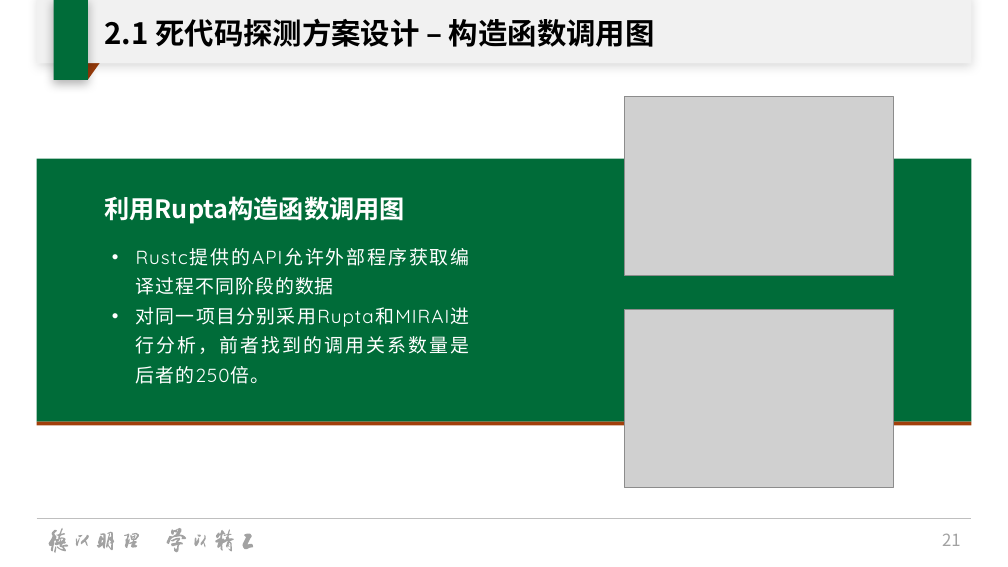
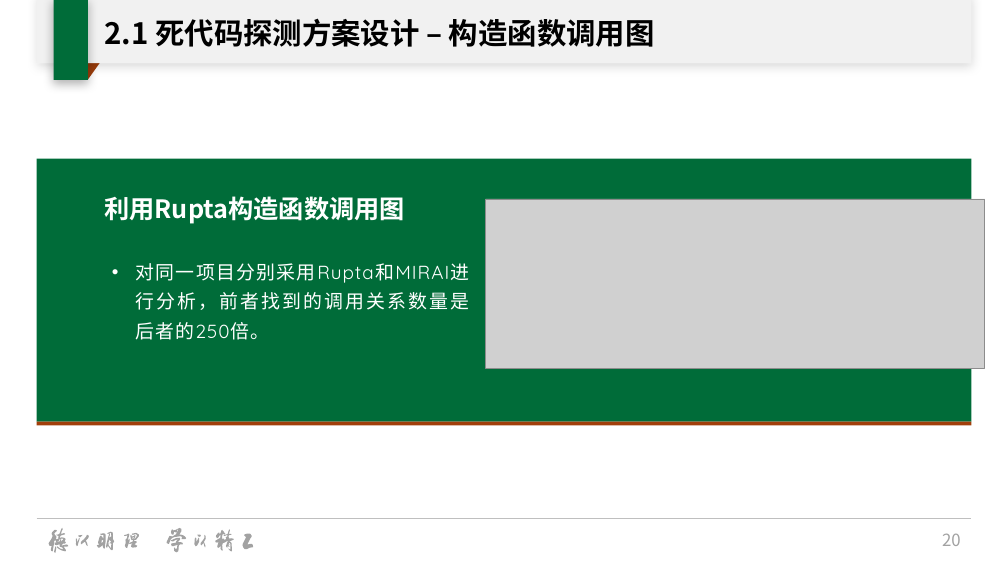
Before and after one commit to oscourse-tsinghua/openingreport-fze2023, a slide deck: slide 20 of slide.pptx (slide 21 before the commit). Drawn at 1008x567 pixels with LibreOffice and Linux fonts; fonts in the diff are those of the drawing; grey boxes stand for pictures; background and template pictures are left out. Boxes give left, top, right and bottom in pixels: in the first picture for what was removed or moved away, otherwise in the second. Text is boxed around its words. In the diff, an @@ line names an element or a change of style, - is before the commit and + after.

```diff
--- a/slide.pptx
+++ b/slide.pptx
@@ picture removed at box(625, 97, 893, 275) @@
@@ picture added at box(485, 199, 985, 368) @@
@@ text at box(136, 263, 470, 340): paragraph removed @@
-• Rustc提供的API允许外部程序获取编译过程不同阶段的数据
@@ text "对同一项目分别采用Rupta和MIRAI进行分析，前者找到的调用关系数量是后者的250倍。": place and size @@
-text "对同一项目分别采用Rupta和MIRAI进行分析，前者找到的调用关系数量是后者的250倍。" at box(136, 307, 470, 384)
+text "对同一项目分别采用Rupta和MIRAI进行分析，前者找到的调用关系数量是后者的250倍。" at box(136, 263, 470, 340)
@@ picture removed at box(625, 309, 893, 488) @@
@@ page number at box(942, 533, 961, 546): text changed @@
-21
+20
```
Also in this commit, not shown: 5 other slides changed, 1 slide removed.
